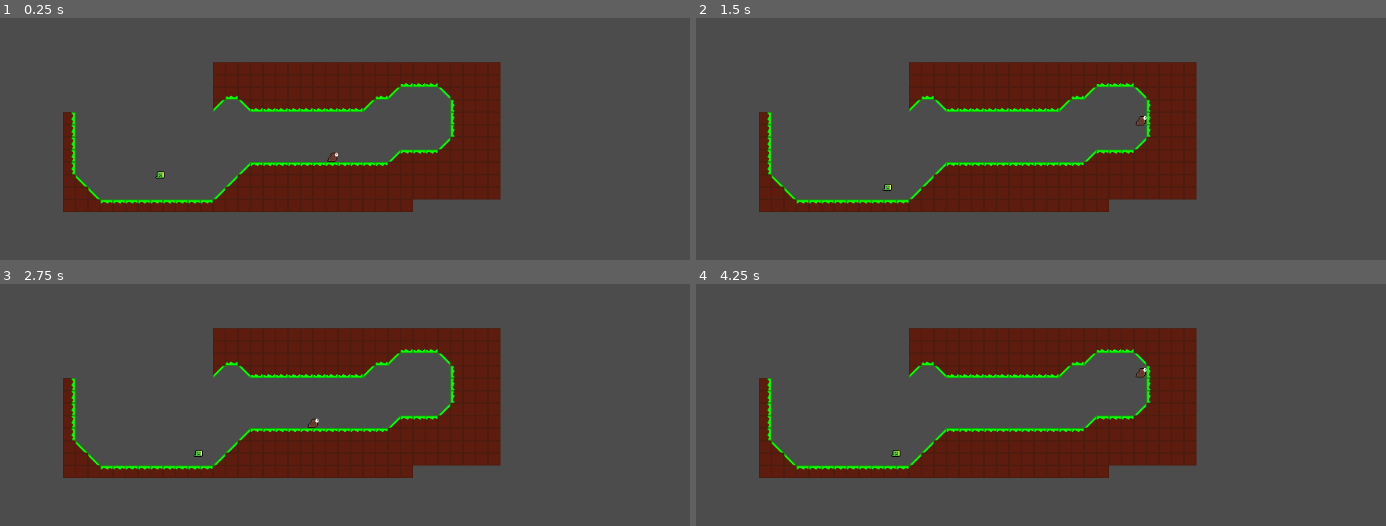
Above: before the commit, frames 1-4 (two rows, left to right).
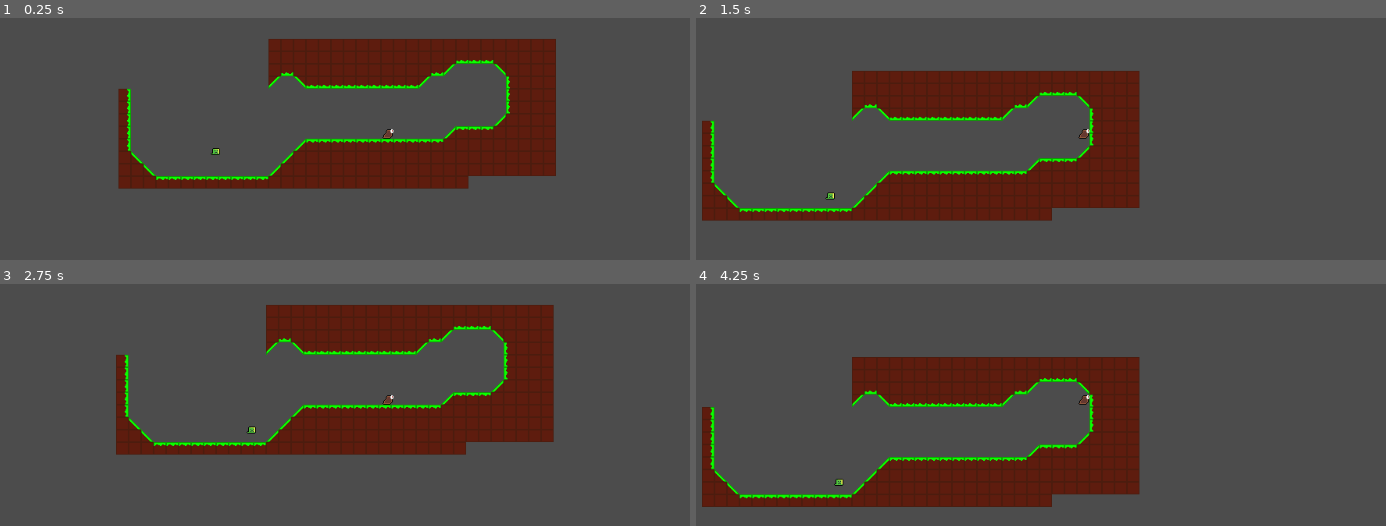
Above: after the commit, the same moments.

Repository: Shoter99/GameJamFirst
Game: Godot game, scene res://enviroment/level prefab/Level test.tscn
The game is run twice, just before and just after one commit, with the same random seed, the same clock (stepped at 60 frames per second) and the same inputs.
Inputs (mouse positions are in pixels of both pictures, inside the frame that each line leads up to):
- Up to frame 1 (0.25 s): no input
- Up to frame 2 (1.5 s): move the mouse to (1261, 109) at 0.52 s; hold Shift (Slide) 0.53-1.28 s; hold Right (move_right) from 0.53 s (still down); tap Space (jump) at 0.77, 1.07 s; click (1261, 109) at 0.8 s; move the mouse to (923, 158) at 1.27 s; click (923, 158) at 1.35 s
- Up to frame 3 (2.75 s): tap Space (jump) at 1.52, 1.55, 1.82, 2.1 s; move the mouse to (469, 296) at 2.02 s; release Right (move_right) at 2.03 s; hold Left (move_left) from 2.03 s (still down); hold Shift (Slide) from 2.03 s (still down)
- Up to frame 4 (4.25 s): move the mouse to (1041, 494) at 2.77 s; release Left (move_left) at 2.78 s; release Shift (Slide) at 2.78 s; hold Right (move_right) from 2.78 s (still down); tap Shift (Slide) at 2.85 s; tap Space (jump) at 3.02, 3.32, 3.77, 3.8, 4.07 s; click (1041, 494) at 3.05 s; move the mouse to (1323, 470) at 3.52 s; click (1323, 470) at 3.6 s

The runs differ from the first frame. In frame 1, 23% of the frame differs, in the area x 9-81%, y 8-81%; in frame 2, 18%; in frame 3, 23%; in frame 4, 26%, in the area x 0-73%, y 18-93%.

Commit message:
Added camera follow

Diff:
--- a/Player/MovementScript.gd
+++ b/Player/MovementScript.gd
@@ -15,15 +15,12 @@
 var canSwim = false
 var velocity = Vector2()
 var snapVector = Vector2.DOWN * 4
-var canDoubleJump : bool = true
 var isOnWall : bool = false
 var isGliding : bool = false
 var whereWall: = "right"
 
 
 
-
-# Called when the node enters the scene tree for the first time.
 func _ready():
 	get_node("Melee").disabled = true
 
@@ -49,39 +46,32 @@
 			velocity.y = swimSpeed
 
 	else:
-		if is_on_wall() == false:
-			if isSliding == false:
-				velocity.x = 0
-				if Input.is_action_pressed("move_right") and abs(velocity.x) <= speed:
-					velocity.x = speed
-				if Input.is_action_pressed("move_left"):
-					velocity.x = -speed
-			if Input.is_action_pressed("Slide") and is_on_floor() and isSliding == false:
-				if velocity.x == speed:
-					isSliding = true
-					velocity.x = slideSpeed
-				if velocity.x == -speed:
-					isSliding = true
-					velocity.x = - slideSpeed
-			if Input.is_action_just_released("Slide"):
-				isSliding = false
+		if isSliding == false and is_on_wall() == false:
+			velocity.x = 0
+			if Input.is_action_pressed("move_right") and abs(velocity.x) <= speed:
+				velocity.x = speed
+			if Input.is_action_pressed("move_left"):
+				velocity.x = -speed
+		if Input.is_action_pressed("Slide") and is_on_floor() and isSliding == false:
+			if velocity.x == speed:
+				isSliding = true
+				velocity.x = slideSpeed
+			if velocity.x == -speed:
+				isSliding = true
+				velocity.x = - slideSpeed
+		if Input.is_action_just_released("Slide"):
+			isSliding = false
 
 
 		if Input.is_action_just_pressed("jump"):
-			if canDoubleJump == false and isJumping == false:
-				snapVector = Vector2(0, 0)
-				isJumping = true
-				velocity.y += jumpSpeed
-			elif canDoubleJump and jumpsRemaining > 0:
+			if jumpsRemaining > 0:
 				jump()
 				jumpsRemaining -= 1
 			if is_on_wall() and is_on_floor() == false:
 				if whereWall == "right":
 					velocity.x = jumpSpeed
-					print ('test')
 				elif whereWall == "left":
 					velocity.x = -jumpSpeed
-					print ('nwm')
 				velocity.y = jumpSpeed
 				isJumping = true
 				jumpsRemaining = 2
@@ -91,7 +81,11 @@
 		isDead = true
 
 func _physics_process(delta):
-	#print (velocity.y)
+	var space_state = get_world_2d().direct_space_state
+	# use global coordinates, not local to node
+	var result = space_state.intersect_ray(Vector2(0, 0), Vector2(1000, 0))
+	if result:
+		print (result.position.x)
 	if is_on_floor() == false and is_on_wall():
 
 		velocity.y = 0
@@ -115,4 +109,3 @@
 	elif is_on_wall():
 		isOnWall = true
 		isJumping = false
-	print (whereWall)
--- a/Player/Player.gd
+++ /dev/null
@@ -1,84 +0,0 @@
-extends Entity
-
-
-export var speed : int = 150
-export var swimSpeed : int = 75
-export var jumpSpeed : int = -300
-export var slideSpeed : int = 320
-export var health : int = 10
-var jumpsRemaining : int = 2
-var isSliding : bool = false
-var isJumping : bool = false
-var isDead : bool = false
-var isInWater = false
-var canSwim = false
-
-var canDoubleJump : bool = false
-
-
-
-
-# Called when the node enters the scene tree for the first time.
-func _ready():
-	pass # Replace with function body.
-
-func get_input():
-	if isInWater:
-		if Input.is_action_pressed("swim_right"):
-			velocity.x = swimSpeed
-		if Input.is_action_pressed("swim_left"):
-			velocity.x = -swimSpeed
-		if Input.is_action_pressed("swim_up"):
-			velocity.y = -swimSpeed
-		if Input.is_action_pressed("swim_down"):
-			velocity.y = swimSpeed
-
-	else:
-		if isSliding == false:
-			velocity.x = 0
-			if Input.is_action_pressed("move_right") and abs(velocity.x) <= speed:
-				velocity.x = speed
-			if Input.is_action_pressed("move_left"):
-				velocity.x = -speed
-		if Input.is_action_pressed("Slide") and is_on_floor() and isSliding == false:
-			if velocity.x == speed:
-				isSliding = true
-				velocity.x = slideSpeed
-			if velocity.x == -speed:
-				isSliding = true
-				velocity.x = - slideSpeed
-		if Input.is_action_just_released("Slide"):
-			isSliding = false
-
-
-		if Input.is_action_just_pressed("jump"):
-			if canDoubleJump == false and isJumping == false:
-				isJumping = true
-				print ('debug')
-				velocity.y += jumpSpeed
-			elif canDoubleJump and jumpsRemaining > 0:
-				velocity.y += jumpSpeed
-				jumpsRemaining -= 1
-
-
-
-
-
-func _physics_process(delta):
-	print (velocity.y)
-	if is_on_floor() == false:
-		velocity.y += gravity * delta
-	else:
-		velocity.y = 0
-	get_input()
-	if isSliding:
-		if velocity.x > 0 and is_on_floor():
-			velocity.x -= 400 * delta
-		elif velocity.x < 0 and is_on_floor():
-			velocity.x += 400 * delta
-	velocity = move_and_slide_with_snap(velocity, Vector2.DOWN * 4, Vector2.UP)
-	if is_on_floor():
-		jumpsRemaining = 2
-		isJumping = false
-	#print (isSliding)
-	#print (is_on_floor())
--- a/Player/Player.tscn
+++ b/Player/Player.tscn
@@ -1,7 +1,6 @@
 [gd_scene load_steps=5 format=2]
 
 [ext_resource path="res://Player/MovementScript.gd" type="Script" id=1]
-
 [ext_resource path="res://Sprites/player.png" type="Texture" id=2]
 
 [sub_resource type="RectangleShape2D" id=1]
--- a/enviroment/level prefab/Level test.tscn
+++ b/enviroment/level prefab/Level test.tscn
@@ -235,5 +235,8 @@
 speed = 200
 gravity = 1500
 
+[node name="Camera2D" type="Camera2D" parent="KinematicBody2D"]
+current = true
+
 [node name="Node2D" parent="." instance=ExtResource( 3 )]
 position = Vector2( 213, 359 )
--- a/project.godot
+++ b/project.godot
@@ -76,16 +76,16 @@
 , Object(InputEventKey,"resource_local_to_scene":false,"resource_name":"","device":0,"alt":false,"shift":false,"control":false,"meta":false,"command":false,"pressed":false,"scancode":65,"physical_scancode":0,"unicode":0,"echo":false,"script":null)
  ]
 }
-Slide={
-"deadzone": 0.5,
-"events": [ Object(InputEventKey,"resource_local_to_scene":false,"resource_name":"","device":0,"alt":false,"shift":false,"control":false,"meta":false,"command":false,"pressed":false,"scancode":16777237,"physical_scancode":0,"unicode":0,"echo":false,"script":null)
- ]
-}
 jump={
 "deadzone": 0.5,
 "events": [ Object(InputEventKey,"resource_local_to_scene":false,"resource_name":"","device":0,"alt":false,"shift":false,"control":false,"meta":false,"command":false,"pressed":false,"scancode":32,"physical_scancode":0,"unicode":0,"echo":false,"script":null)
 , Object(InputEventKey,"resource_local_to_scene":false,"resource_name":"","device":0,"alt":false,"shift":false,"control":false,"meta":false,"command":false,"pressed":false,"scancode":87,"physical_scancode":0,"unicode":0,"echo":false,"script":null)
 , Object(InputEventKey,"resource_local_to_scene":false,"resource_name":"","device":0,"alt":false,"shift":false,"control":false,"meta":false,"command":false,"pressed":false,"scancode":16777232,"physical_scancode":0,"unicode":0,"echo":false,"script":null)
+ ]
+}
+Slide={
+"deadzone": 0.5,
+"events": [ Object(InputEventKey,"resource_local_to_scene":false,"resource_name":"","device":0,"alt":false,"shift":false,"control":false,"meta":false,"command":false,"pressed":false,"scancode":16777237,"physical_scancode":0,"unicode":0,"echo":false,"script":null)
  ]
 }
 swim_right={
@@ -112,6 +112,11 @@
 , Object(InputEventKey,"resource_local_to_scene":false,"resource_name":"","device":0,"alt":false,"shift":false,"control":false,"meta":false,"command":false,"pressed":false,"scancode":16777232,"physical_scancode":0,"unicode":0,"echo":false,"script":null)
  ]
 }
+attack={
+"deadzone": 0.5,
+"events": [ Object(InputEventMouseButton,"resource_local_to_scene":false,"resource_name":"","device":0,"alt":false,"shift":false,"control":false,"meta":false,"command":false,"button_mask":0,"position":Vector2( 0, 0 ),"global_position":Vector2( 0, 0 ),"factor":1.0,"button_index":1,"pressed":false,"doubleclick":false,"script":null)
+ ]
+}
 
 [physics]
 
